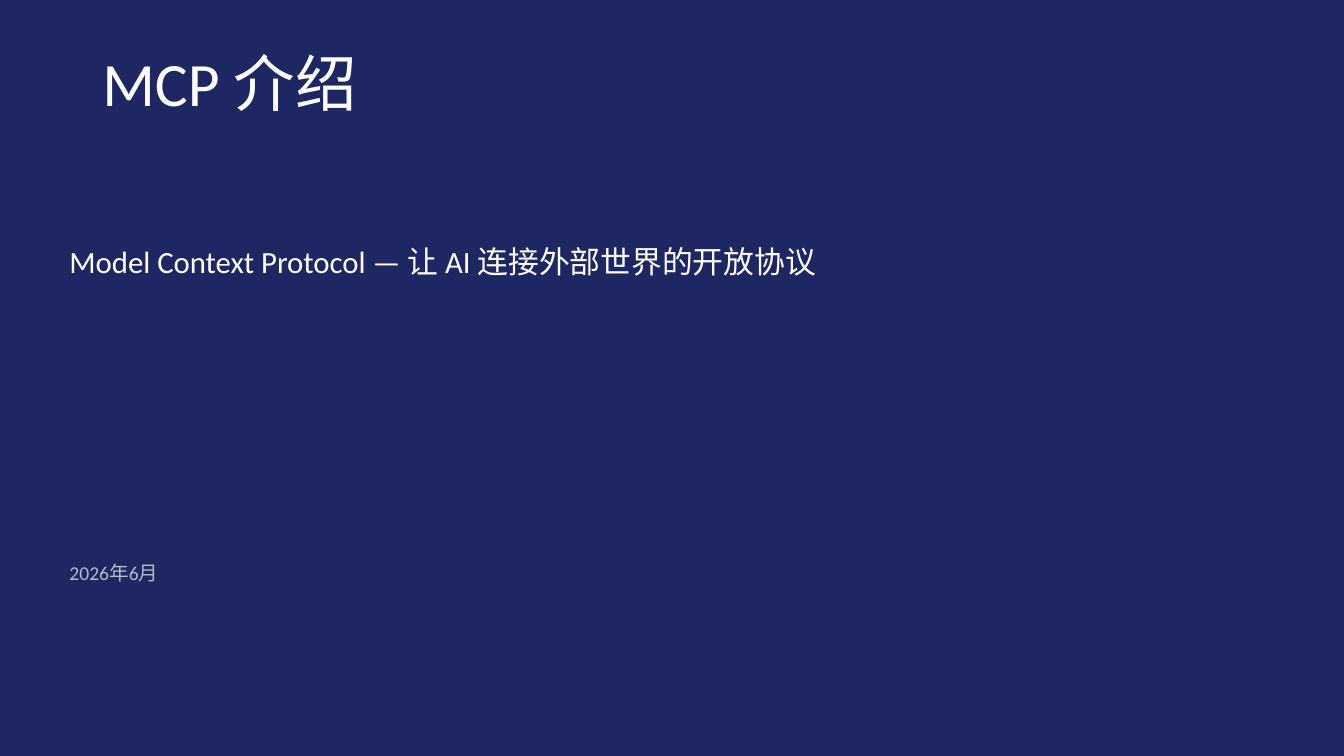
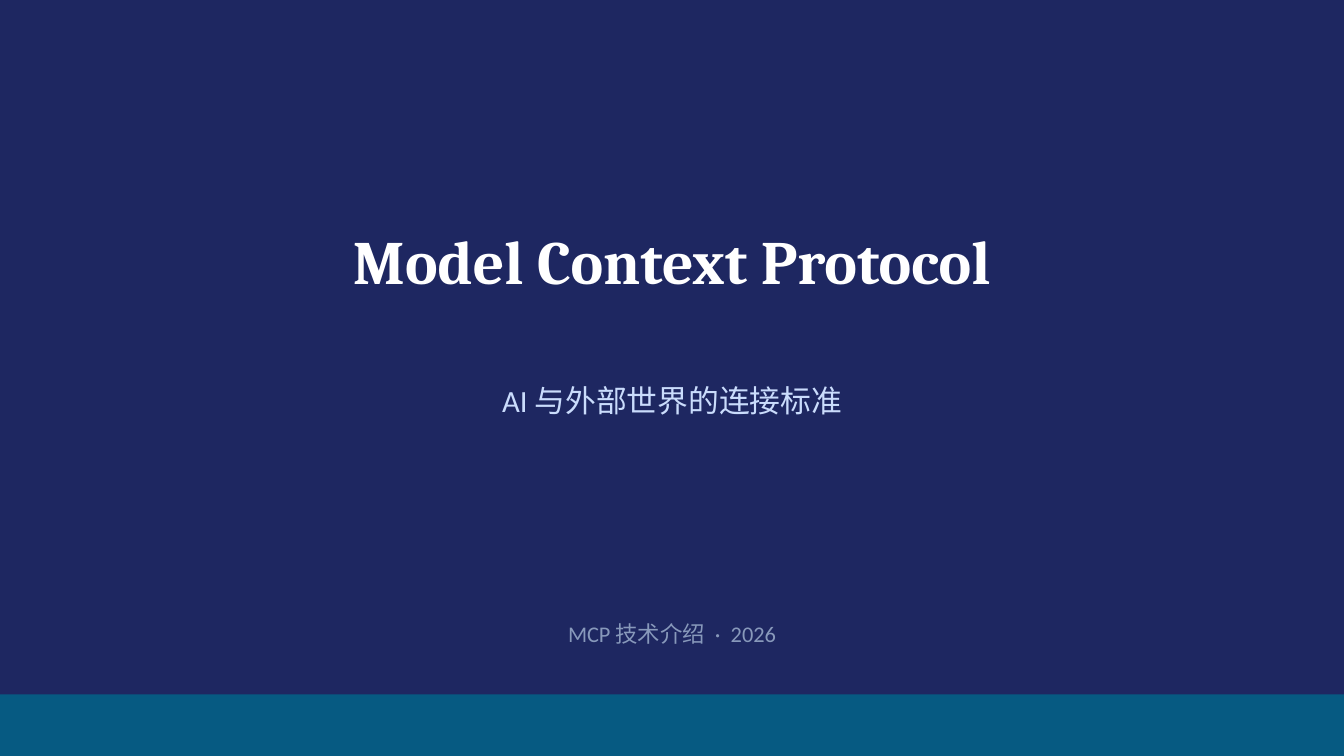
Before and after one commit to Nicander93/my-desktop-agent, a slide deck: slide 1 of MCP介绍.pptx. Drawn at 1344x756 pixels with LibreOffice and Linux fonts; fonts in the diff are those of the drawing. Boxes give left, top, right and bottom in pixels: in the first picture for what was removed or moved away, otherwise in the second. Text is boxed around its words. In the diff, an @@ line names an element or a change of style, - is before the commit and + after.

```diff
--- a/MCP介绍.pptx
+++ b/MCP介绍.pptx
@@ title removed at (102, 54, 357, 111) @@
-MCP 介绍
@@ text at (353, 241, 991, 285): text changed; size 22 to 44 pt; font Calibri to Cambria; bold on @@
-Model Context Protocol — 让 AI 连接外部世界的开放协议
+Model Context Protocol
@@ text added at (502, 386, 842, 415), 22 pt, text #CADCFC @@
+AI 与外部世界的连接标准
@@ text removed at (69, 563, 158, 582) @@
-2026年6月
@@ text added at (568, 623, 776, 644), 16 pt, text #8899BB @@
+MCP 技术介绍 · 2026
@@ rectangle added at (0, 695, 1344, 756), fill #065A82 @@
```
Also in this commit, not shown: 14 slides added, 11 slides removed, 3 other files.
